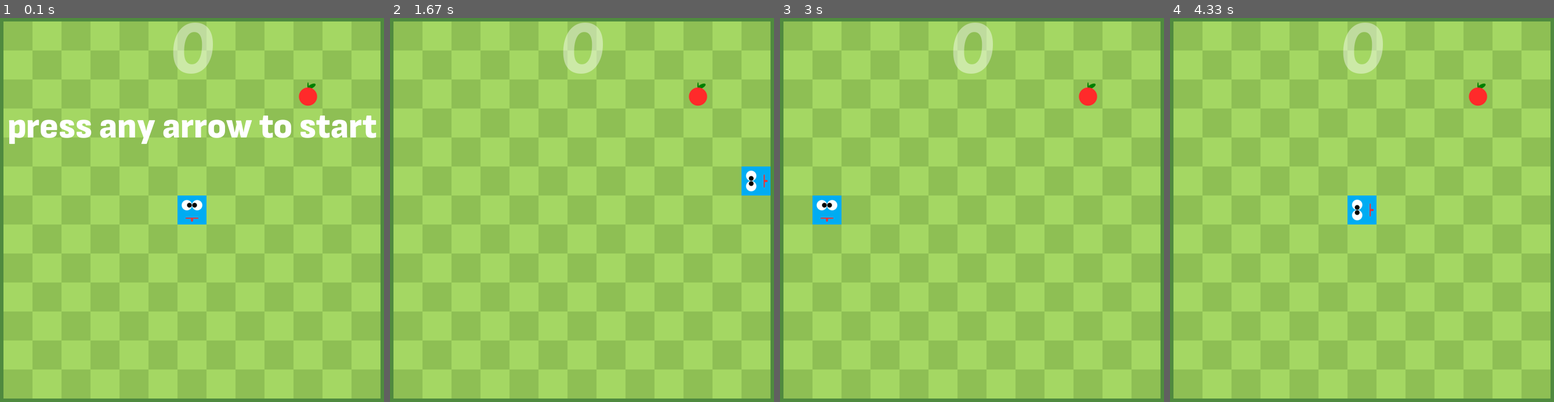
Above: before the commit, frames 1-4 (left to right).
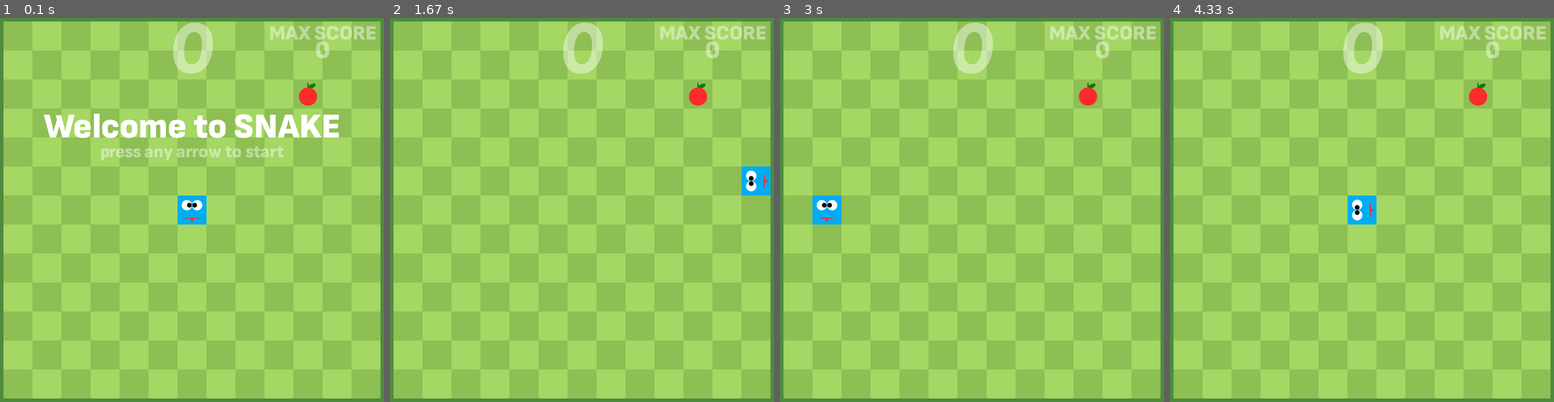
Above: after the commit, the same moments.

Repository: ad1utant/snake-pygame
Game: pygame game, started from main.py
Same seed, same stepped clock (60 frames per second), same inputs: the game is played once before the commit and once after it.
Inputs:
- Up to frame 1 (0.1 s): no input
- Up to frame 2 (1.67 s): hold Right 0.33-0.8 s; hold Up 0.83-1.13 s; hold Right 1.17-1.63 s
- Up to frame 3 (3 s): hold Space 1.67-2.2 s; hold Left 1.67-2.2 s; hold Down from 2.8 s (still down)
- Up to frame 4 (4.33 s): release Down at 3.1 s; hold Left 3.13-3.53 s; tap Space at 3.97 s; hold Right from 4.3 s (still down)

The runs differ from the first frame. In frame 1, 4.3% of the frame differs, in the area x 2-99%, y 1-38%; in frame 2, 0.7%; in frame 3, 0.7%; in frame 4, 0.7%.

Commit message:
max score counter + some graphics

Diff:
--- a/board.py
+++ b/board.py
@@ -30,16 +30,16 @@
         screen.fill((79, 138, 63))
         screen.blit(self.surf,self.rect)
 class Border():
-    def check(self,player,finish,counter):
+    def check(self,player,finish,counter,totaldo):
         if player.rect.y < 25:
             player.rect.move_ip(0,50)
-            finish.finish(counter,player)
+            finish.finish(counter,player,totaldo)
         if player.rect.y > 650:
             player.rect.move_ip(0,-50)
-            finish.finish(counter,player)
+            finish.finish(counter,player,totaldo)
         if player.rect.x > 650:
             player.rect.move_ip(-50,0)
-            finish.finish(counter,player)
+            finish.finish(counter,player,totaldo)
         if player.rect.x < 25:
             player.rect.move_ip(50,0)
-            finish.finish(counter,player)
+            finish.finish(counter,player,totaldo)
--- a/body.py
+++ b/body.py
@@ -5,7 +5,7 @@
         self.surf = pygame.Surface([50, 50])
         self.surf.fill([255, 255, 255])
         self.rect = self.surf.get_rect()
-    def render(self,direction_list,screen,player,finish,counter):
+    def render(self,direction_list,screen,player,finish,counter,totaldo):
         for i in range(1,len(direction_list)):
             self.rect.x = direction_list[i][0]
             self.rect.y = direction_list[i][1]
@@ -14,5 +14,5 @@
             else:
                 self.surf.fill([0, 172, 242])
             if (self.rect.x,self.rect.y) == (player.rect.x,player.rect.y):
-                finish.finish(counter,player)
+                finish.finish(counter,player,totaldo)
             screen.blit(self.surf,self.rect)
--- a/finish.py
+++ b/finish.py
@@ -1,19 +1,23 @@
 import pygame
 from pygame.locals import (K_SPACE)
 class Finish():
-    def __init__(self):
+    def __init__(self,totaldo):
         self.font = pygame.font.Font("fonts/sofia.ttf", 60)
         self.font2 = pygame.font.Font("fonts/sofia.ttf", 30)
+        self.font3 = pygame.font.Font('fonts/sofia.ttf', 35)
+        self.font4 = pygame.font.Font('fonts/sofia.ttf',43)
         self.surf = self.font.render('', True, [255, 255, 255], None)
         self.surf2 = self.font.render('', True, [255, 255, 255], None)
+        self.surf3 = self.font3.render('MAX SCORE',True,[255,255,255],None)
+        self.surf4 = self.font4.render(str(max(totaldo)),True,[255,255,255],None)
         self.surf.set_alpha(110)
+        self.surf2.set_alpha(110)
+        self.rect3 = self.surf3.get_rect(center=[575,45])
+        self.rect4 = self.surf4.get_rect(center = [575,75])
+        self.surf3.set_alpha(110)
+        self.surf4.set_alpha(110)
 
-        self.surf2.set_alpha(110)
-        self.rect = self.surf.get_rect(center=[350,207])
-        self.rect2 = self.surf2.get_rect(center=[350,500])
-
-    def finish(self,counter,player):
-
+    def finish(self,counter,player,totaldo):
         if player.direction == 'up':
             player.surf = pygame.image.load('graphics/up_death.png')
         elif player.direction == 'down':
@@ -28,14 +32,20 @@
         self.surf2.set_alpha(110)
         self.rect = self.surf.get_rect(center=[350,207])
         self.rect2 = self.surf2.get_rect(center=[350,250])
+
     def update(self,screen,player):
         if player.direction == 'finish':
             screen.blit(self.surf,self.rect)
             screen.blit(self.surf2,self.rect2)
-    def restart(self,player,key_pressed,direction_list,counter):
+        screen.blit(self.surf3,self.rect3)
+        screen.blit(self.surf4,self.rect4)
+    def restart(self,player,key_pressed,direction_list,counter,totaldo):
         if player.direction == 'finish':
             if key_pressed[K_SPACE]:
                 player.surf = pygame.image.load('graphics/head_down.png')
+                totaldo.append(counter.value)
+                self.surf4 = self.font4.render(str(max(totaldo)), True, [255, 255, 255], None)
+                self.surf4.set_alpha(110)
                 counter.value = 0
                 direction_list.clear()
                 player.direction = 'start'
--- a/greeting.py
+++ b/greeting.py
@@ -4,8 +4,18 @@
         super(Greeting, self).__init__()
         pygame.font.init()
         self.font = pygame.font.Font("fonts/sofia.ttf", 60)
-        self.surf = self.font.render('press any arrow to start',True,[255,255,255],None)
-        self.rect = self.surf.get_rect(center=[350,207])
+        self.font2 = pygame.font.Font("fonts/sofia.ttf", 30)
+        self.surf_luck = self.font.render('Good Luck',True,[255,255,255],None)
+        self.surf_arrow_press = self.font2.render('press any arrow to start', True, [255, 255, 255], None)
+        self.rect_luck = self.surf_luck.get_rect(center=[350,207])
+        self.rect_arrow_press = self.surf_arrow_press.get_rect(center = [350,250])
+        self.surf_arrow_press.set_alpha(110)
+        self.surf_welcome = self.font.render('Welcome to SNAKE',True,[255,255,255],None)
+        self.rect_welcome = self.surf_welcome.get_rect(center = [350,207])
     def update(self,screen,player):
-        if player.direction == "start":
-            screen.blit(self.surf,self.rect)
+        if player.direction == "start" or player.direction == '':
+            if player.direction == 'start':
+                screen.blit(self.surf_luck,self.rect_luck)
+            if player.direction == '':
+                screen.blit(self.surf_welcome,self.rect_welcome)
+            screen.blit(self.surf_arrow_press,self.rect_arrow_press)
--- a/main.py
+++ b/main.py
@@ -20,6 +20,7 @@
 #deafults variables
 pygame.init()
 direction_list = []
+totaldo = [0]
 screen = pygame.display.set_mode([700,700])
 clock = pygame.time.Clock()
 greeting = Greeting()
@@ -31,15 +32,12 @@
 counter = Counter()
 running = True
 body = Body()
-finish = Finish()
+finish = Finish(totaldo)
 snake_move = pygame.USEREVENT + 1
 pygame.time.set_timer(snake_move,200)
-
-
 fruit_group = pygame.sprite.Group()
 fruit_group.add(fruit)
 body_group = pygame.sprite.Group()
-
 while running:
     key_pressed = pygame.key.get_pressed()
     for event in pygame.event.get():
@@ -50,27 +48,26 @@
                 running = False
         if event.type == snake_move:
             player.update(key_pressed)
-            border.check(player, finish, counter)
+            border.check(player, finish, counter,totaldo)
             if player.direction == 'start' or player.direction == 'finish':
                 pass
             else:
                 direction_list.insert(0,(player.rect.x,player.rect.y))
                 if len(direction_list) > counter.value + 1:
                     direction_list.pop()
-    print(player.rect.x,player.rect.y,player.direction,direction_list)
+    print(totaldo)
     player.check_move(key_pressed)
     fruit.check(player,fruit_group,counter,direction_list)
 
     layout.update(screen)
     board.loop(screen)
-    body.render(direction_list, screen, player,finish,counter)
+    body.render(direction_list, screen, player,finish,counter,totaldo)
     screen.blit(fruit.surf, fruit.rect)
-
     screen.blit(player.surf, player.rect)
     greeting.update(screen, player)
     counter.update(screen)
     finish.update(screen,player)
-    finish.restart(player,key_pressed,direction_list,counter)
+    finish.restart(player,key_pressed,direction_list,counter,totaldo)
     pygame.display.flip()
     clock.tick(30)
 
--- a/player.py
+++ b/player.py
@@ -14,7 +14,7 @@
         self.surf.fill((255,255,255))
         self.surf = pygame.image.load('graphics/head_down.png')
         self.rect = self.surf.get_rect(center=(350,350))
-        self.direction = 'start'
+        self.direction = ''
     def check_move(self,key_pressed):
         if self.direction != 'finish':
             if key_pressed[K_UP] and self.direction != 'down':
